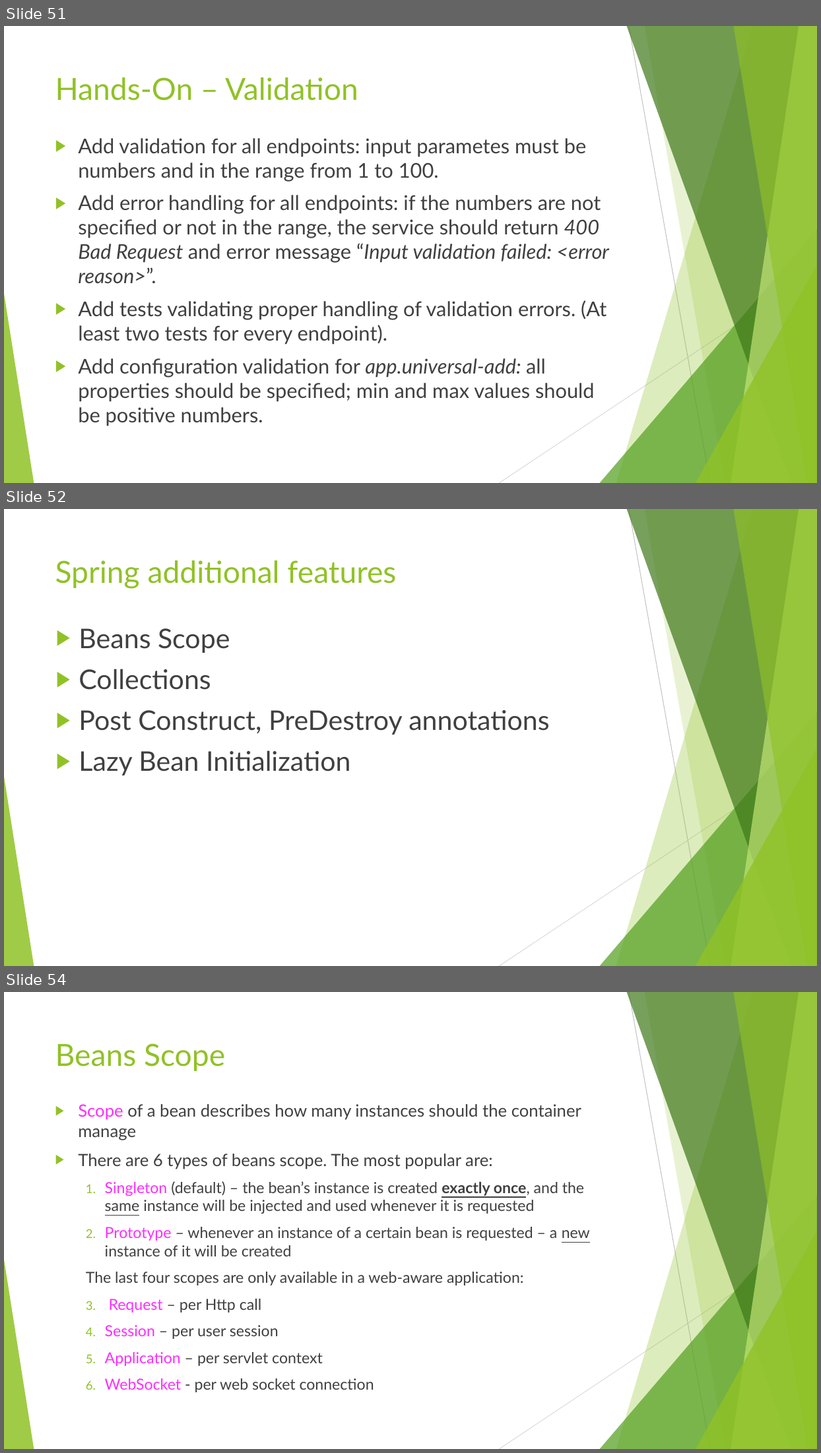
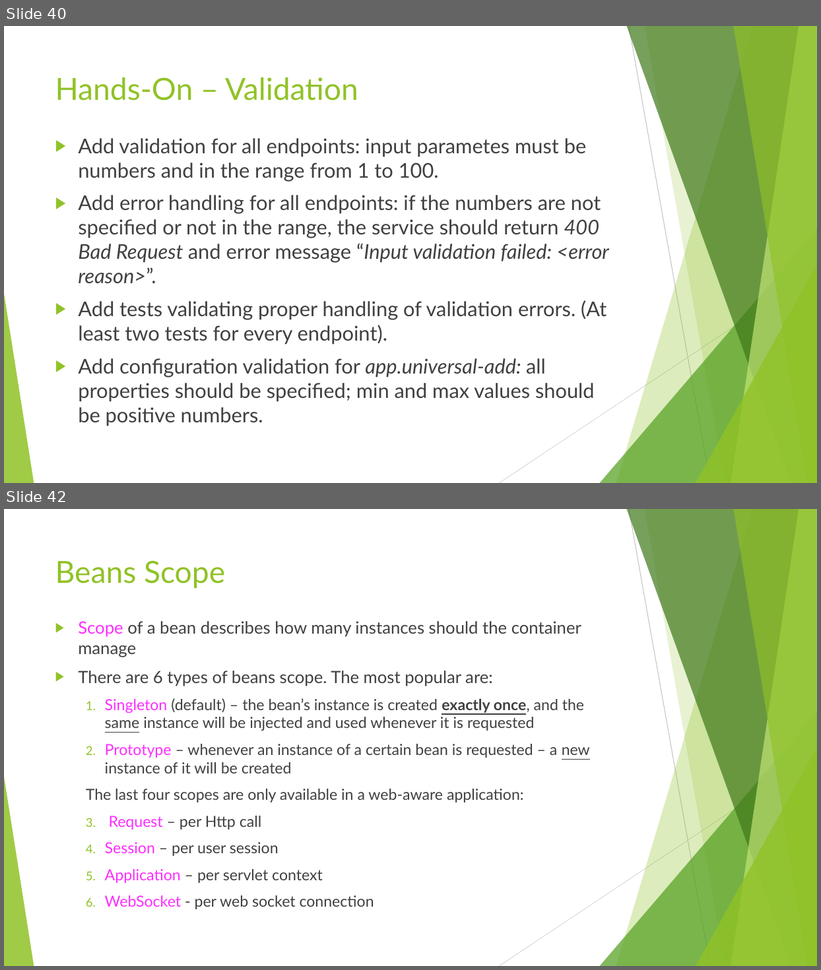
Before and after one commit to idanshal/sb-todo-app-tdp, a slide deck: course_data/presentations/practical_spring_boot_for_tdp_02.pptx. Shown one above the other, each under a label of ours: slides 51, 52 and 54 before the commit, slides 40 and 42 after it; the slides between them are not shown. The pictures are 821x1453 and 821x970 pixels, drawn with LibreOffice and Linux fonts; fonts in the diff are those of the drawing. Boxes give left, top, right and bottom in pixels: in the first picture for what was removed or moved away, otherwise in the second. Text is boxed around its words. In the diff, an @@ line names an element or a change of style, - is before the commit and + after.

```diff
--- a/course_data/presentations/practical_spring_boot_for_tdp_02.pptx
+++ b/course_data/presentations/practical_spring_boot_for_tdp_02.pptx
@@ slide 52 removed at bbox=[4, 509, 817, 966], background #FFFFFF; not listed: 10 template elements that a slide beside it also shows @@
@@ title removed at bbox=[55, 560, 396, 589] @@
-Spring additional features
@@ text removed at bbox=[79, 628, 549, 776] @@
-▶ Beans Scope
-▶ Collections
-▶ Post Construct, PreDestroy annotations
-▶ Lazy Bean Initialization
@@ what was slide 51 is now slide 40 @@
@@ what was slide 54 is now slide 42 @@
```
Also in this commit, not shown: 7 slides changed, 13 other slides removed, 2 other files.
